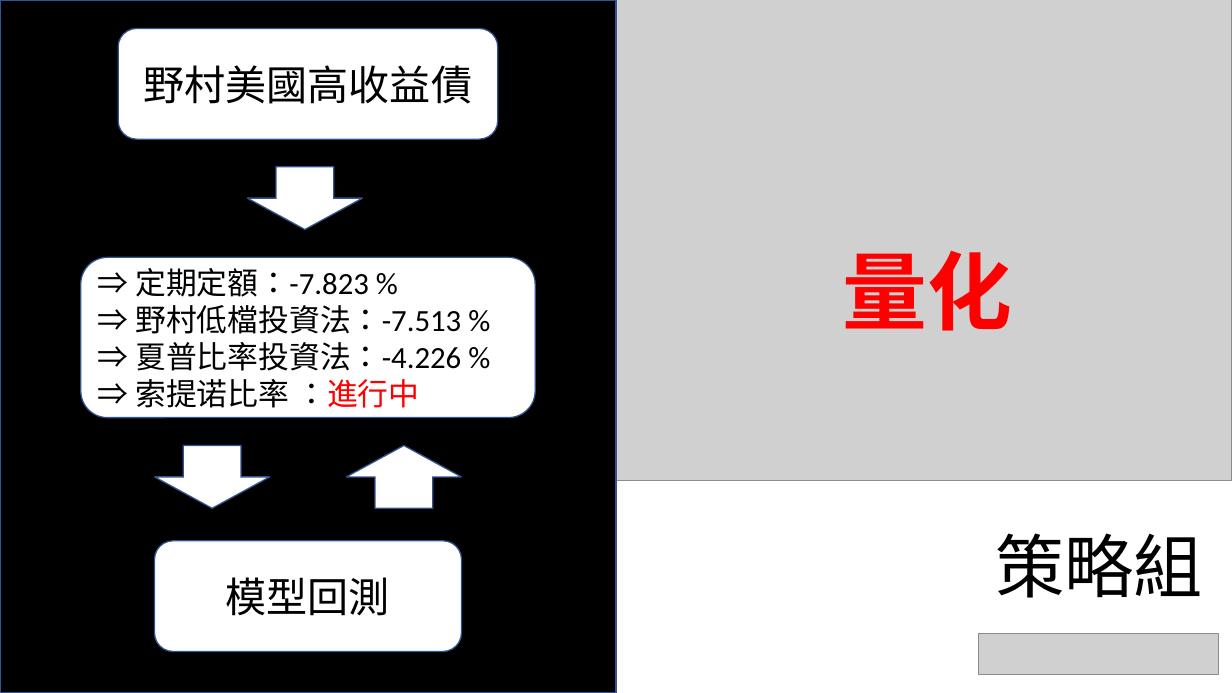
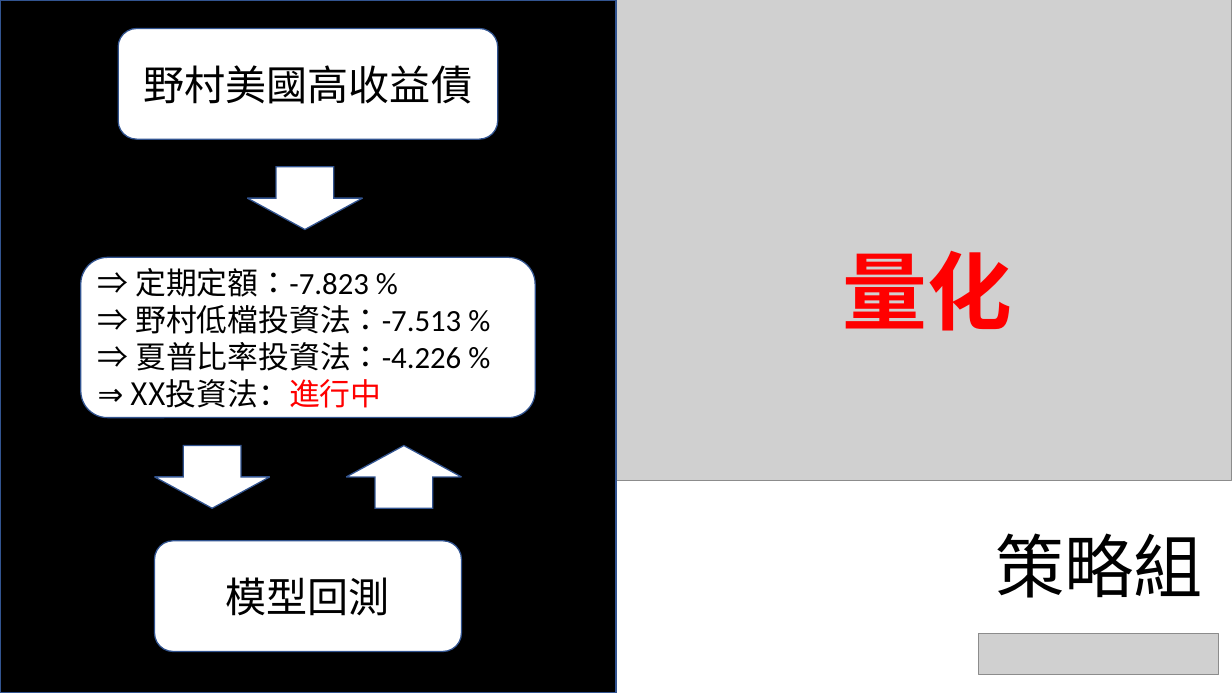
Before and after one commit to sefx5ever/NOMURA_text_mining, a slide deck: slide 3 of Progress Report/Progress_Report_0423.pptx. Drawn at 1232x693 pixels with LibreOffice and Linux fonts; fonts in the diff are those of the drawing; grey boxes stand for pictures. Boxes give left, top, right and bottom in pixels: in the first picture for what was removed or moved away, otherwise in the second. Text is boxed around its words. In the diff, an @@ line names an element or a change of style, - is before the commit and + after.

Commit message:
Add files via upload
edit quantify content

```diff
--- a/Progress Report/Progress_Report_0423.pptx
+++ b/Progress Report/Progress_Report_0423.pptx
@@ text in rounded rectangle at (131,379,382,408): text changed @@
-⇒ 索提诺比率 ：進行中
+⇒ XX投資法：進行中
```
